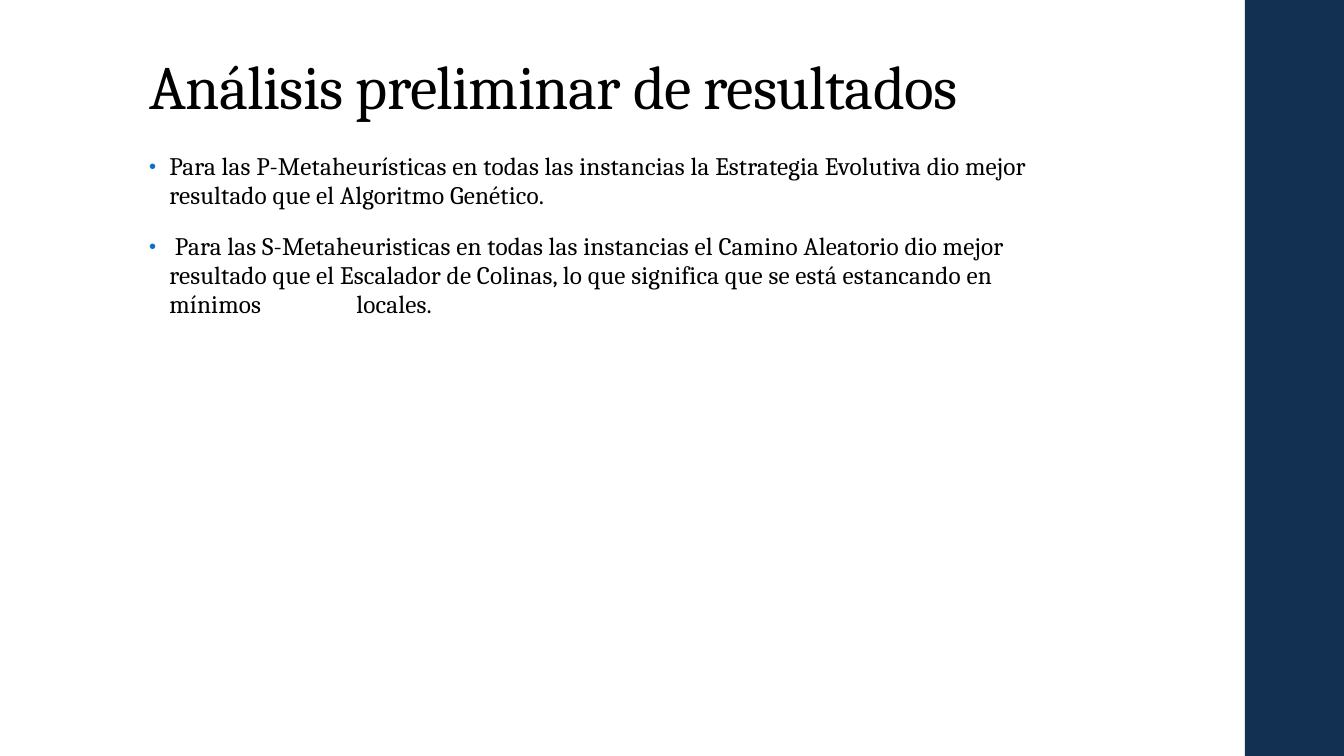
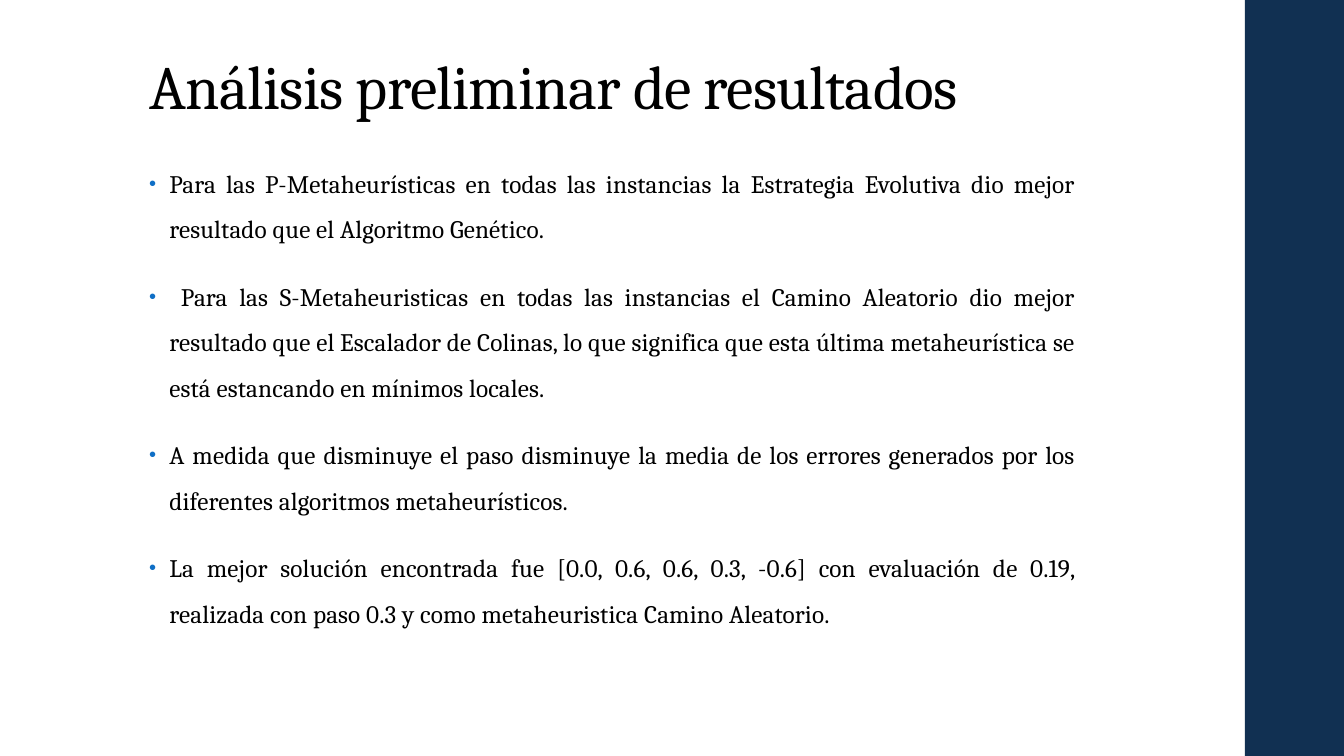
Before and after one commit to Javy011021/prediccion1, a slide deck: slide 14 of ppt/MH_Laura_Javier T2.pptx. Drawn at 1344x756 pixels with LibreOffice and Linux fonts; fonts in the diff are those of the drawing. Boxes give left, top, right and bottom in pixels: in the first picture for what was removed or moved away, otherwise in the second. Text is boxed around its words. In the diff, an @@ line names an element or a change of style, - is before the commit and + after.

Commit message:
feat: ptt version 4

```diff
--- a/ppt/MH_Laura_Javier T2.pptx
+++ b/ppt/MH_Laura_Javier T2.pptx
@@ text at (169, 175, 1075, 244): alignment left to justified; line spacing 0.95 to 1.5 @@
@@ text at (169, 288, 1075, 629): text changed @@
-• Para las S-Metaheuristicas en todas las instancias el Camino Aleatorio dio mejor resultado que el Escalador de Colinas, lo que significa que se está estancando en mínimos locales.
+• Para las S-Metaheuristicas en todas las instancias el Camino Aleatorio dio mejor resultado que el Escalador de Colinas, lo que significa que esta última metaheurística se está estancando en mínimos locales.
+• A medida que disminuye el paso disminuye la media de los errores generados por los diferentes algoritmos metaheurísticos.
+• La mejor solución encontrada fue [0.0, 0.6, 0.6, 0.3, -0.6] con evaluación de 0.19, realizada con paso 0.3 y como metaheuristica Camino Aleatorio.
```
Also in this commit, not shown: 3 other slides changed.
